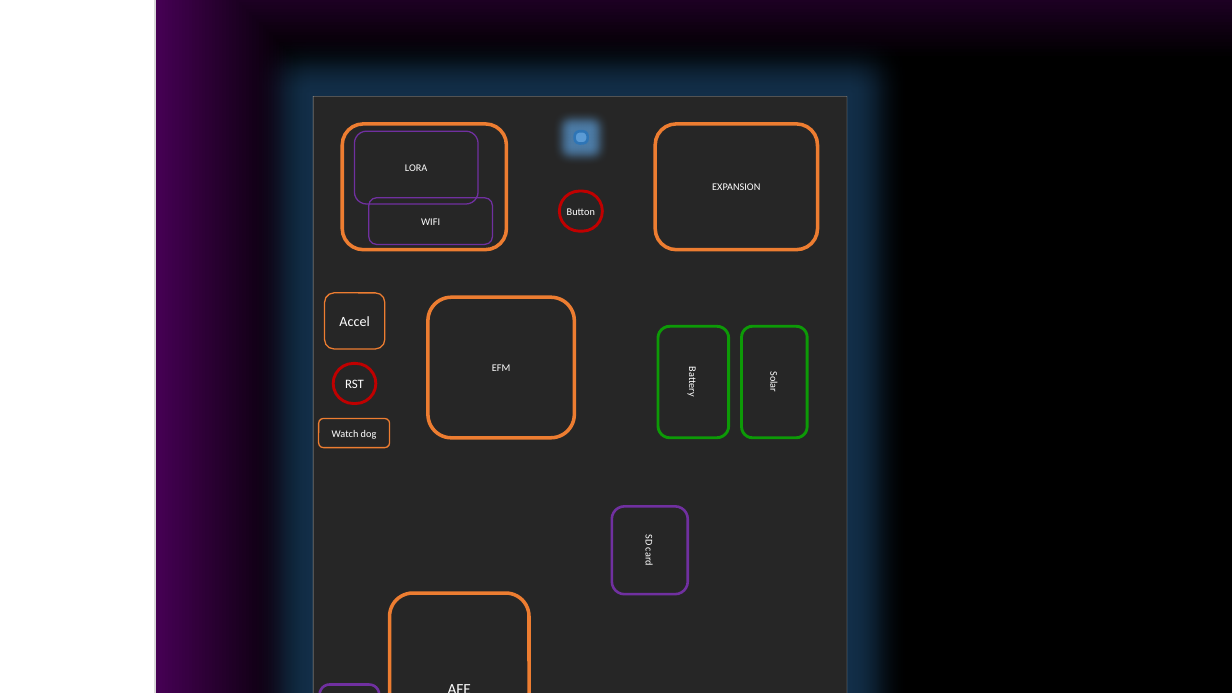
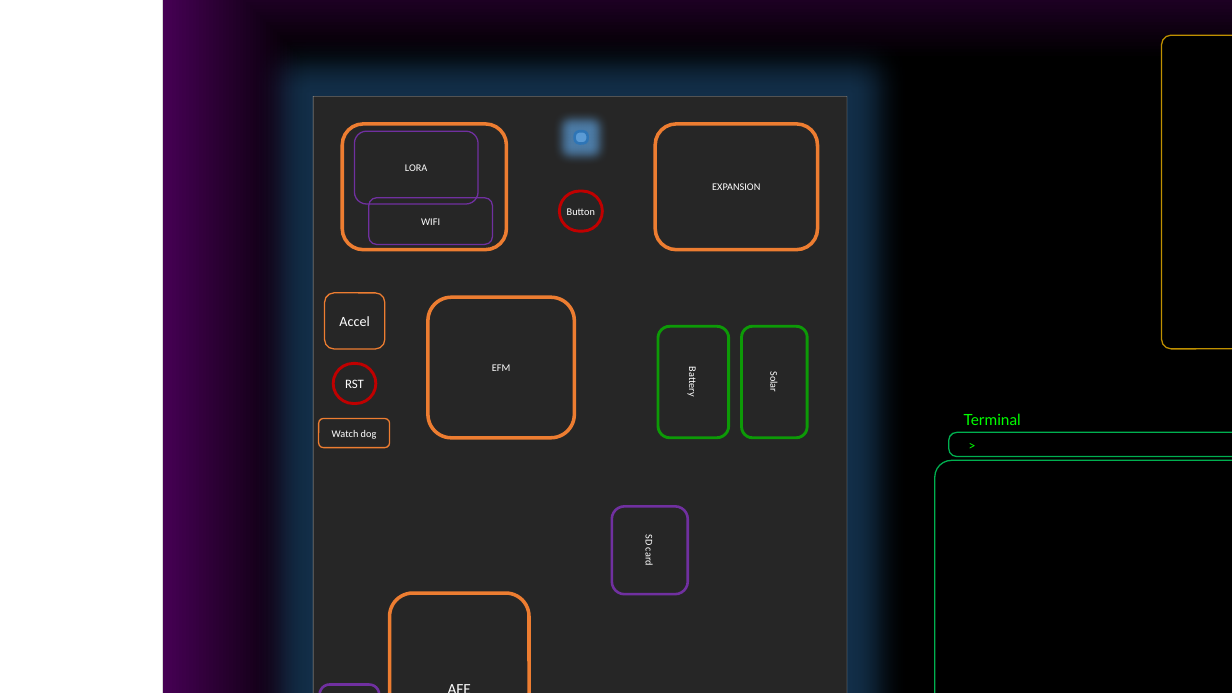
Before and after one commit to huttonji/Sentroller-UIDEV, a slide deck: slide 1 of UIDEV/UIDEV/img/Template Generator.pptx. Drawn at 1232x693 pixels with LibreOffice and Linux fonts; fonts in the diff are those of the drawing. Boxes give left, top, right and bottom in pixels: in the first picture for what was removed or moved away, otherwise in the second. Text is boxed around its words. In the diff, an @@ line names an element or a change of style, - is before the commit and + after.

```diff
--- a/UIDEV/UIDEV/img/Template Generator.pptx
+++ b/UIDEV/UIDEV/img/Template Generator.pptx
@@ rectangle: place and size @@
-rectangle at <box>155,0,1232,693</box>
+rectangle at <box>163,0,1232,693</box>
@@ rounded rectangle added at <box>1162,35,1232,349</box>, fill #000000, outline #BF9000 1 pt @@
@@ text added at <box>964,413,1021,425</box>, 12 pt, text #00FF00 @@
+Terminal
@@ rounded rectangle added at <box>949,433,1232,457</box>, fill #000000, outline #00B050 1 pt @@
@@ text added at <box>958,433,987,458</box>, 10 pt, text #00FF00 @@
+>
@@ rounded rectangle added at <box>935,460,1232,693</box>, fill #000000, outline #00B050 1 pt @@
```
Also in this commit, not shown: 2 slides added, 14 other files.
